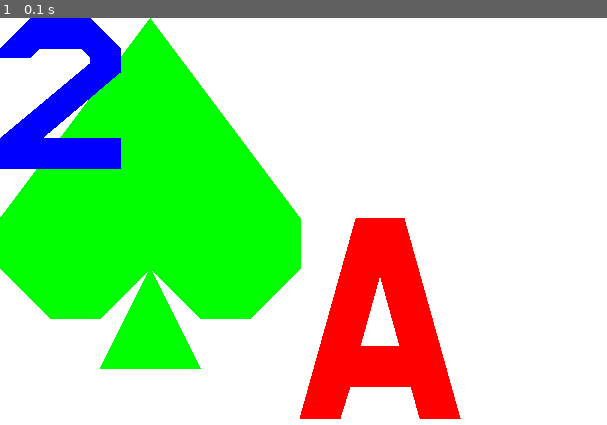
Above: before the commit, frame 1.
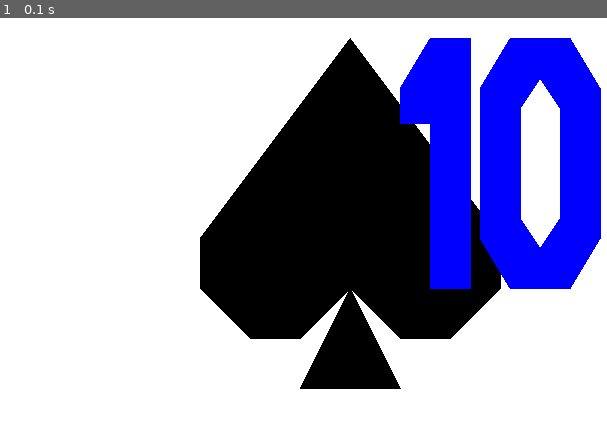
Above: after the commit, the same moment.

Repository: ankhilko/bj_pygame
Game: pygame game, started from main.py
The game is run twice, just before and just after one commit, with the same random seed, the same clock (stepped at 60 frames per second) and the same inputs.
Inputs:
- Up to frame 1 (0.1 s): no input

The runs differ from the first frame. In frame 1, 62% of the frame differs, in the area x 0-100%, y 0-99%.

Commit message:
made a new universal drawing function

Diff:
--- a/main.py
+++ b/main.py
@@ -16,6 +16,19 @@
 clock = pygame.time.Clock()
 
 
+def draws(color, shapes, size=1, xy=(0, 0)):
+    if type(shapes[0]) == int:
+        pygame.draw.polygon(screen, color,
+                            tuple((shapes[i] * size + xy[0], shapes[i + 1] * size + xy[1])
+                                  for i in range(0, len(shapes), 2)))
+    else:
+        for shape in shapes:
+            pygame.draw.polygon(screen, color,
+                                tuple((shape[i] * size + xy[0], shape[i + 1] * size + xy[1])
+                                      for i in range(0, len(shape), 2)))
+
+
+'''
 def _resize(coordinates, size=1):
     new = []
     for item in coordinates:
@@ -30,6 +43,26 @@
     return tuple(new)
 
 
+def resize(set_of_coor, size=1):
+    temp = []
+    for coor in set_of_coor:
+        temp.append(_resize(coor, size))
+    return tuple(temp)
+
+
+def place(set_of_coor, x_y=(0, 0)):
+    temp = []
+    for coor in set_of_coor:
+        temp.append(_place(coor, x_y))
+    return tuple(temp)
+
+
+def draws(obj_color, obj_coor, outline_width=0):
+    global screen
+    for coor in obj_coor:
+        pygame.draw.polygon(screen, obj_color, coor, outline_width)
+'''
+
 card_ranks = {str(i): i for i in range(2, 11)}
 for i in ('J', 'Q', 'K'):
     card_ranks[i] = 10
@@ -38,56 +71,55 @@
 card_suits = ['clubs', 'diamonds', 'hearts', 'spades']
 
 suit_shape = {
-    'clubs': ((
-        (30, 0), (20, 10), (30, 30), (10, 20), (0, 30), (10, 40), (30, 30),
-        (20, 70), (40, 70), (30, 30), (50, 40), (60, 30), (50, 20), (30, 30), (40, 10))),
-    'diamonds': (((30, 0), (0, 35), (30, 70), (60, 35))),
-    'hearts': (((30, 10), (20, 0), (10, 0), (0, 10), (0, 30), (10, 50),
-               (30, 70), (50, 50), (60, 30), (60, 10), (50, 0), (40, 0))),
-    'spades': (((30, 0), (0, 40), (0, 50), (10, 60), (20, 60), (30, 50),
-               (20, 70), (40, 70), (30, 50), (40, 60), (50, 60), (60, 50), (60, 40)))
+    'clubs': [30, 0, 20, 10, 30, 30, 10, 20, 0, 30, 10, 40, 30, 30,
+              20, 70, 40, 70, 30, 30, 50, 40, 60, 30, 50, 20, 30, 30, 40, 10],
+    'diamonds': [30, 0, 0, 35, 30, 70, 60, 35],
+    'hearts': [30, 10, 20, 0, 10, 0, 0, 10, 0, 30, 10, 50,
+               30, 70, 50, 50, 60, 30, 60, 10, 50, 0, 40, 0],
+    'spades': [30, 0, 0, 40, 0, 50, 10, 60, 20, 60, 30, 50,
+               20, 70, 40, 70, 30, 50, 40, 60, 50, 60, 60, 50, 60, 40]
 }
 
+ind = tuple((suit_shape['clubs'][i], suit_shape['clubs'][i+1]) for i in range(0, len(suit_shape['clubs']), 2))
+print(ind)
+
 rank_shape = {
-    'A': (((14, 0), (0, 50), (10, 50), (12.5, 42), (27.75, 42),
-          (25, 32), (15, 32), (20, 14), (30, 50), (40, 50), (26, 0))),
-    'K': (((0, 0), (0, 50), (10, 50), (10, 30), (15, 25), (28, 50),
-          (40, 50), (23, 17), (40, 0), (27, 0), (10, 17), (10, 0))),
-    'Q': (((0, 10), (0, 40), (10, 50), (40, 50), (20, 30), (10, 30), (20, 40),
-          (15, 40), (10, 35), (10, 15), (15, 10), (25, 10), (30, 15), (30, 35),
-          (27.5, 37.5), (35, 45), (40, 40), (40, 10), (30, 0), (10, 0))),
-    'J': (((0, 0), (0, 10), (30, 10), (30, 35), (25, 40), (15, 40),
-          (10, 35), (10, 30), (0, 30), (0, 40), (10, 50), (30, 50),
-          (40, 40), (40, 0))),
-    '10': (
-        ((0, 10), (0, 17), (6, 17), (6, 50), (14, 50), (14, 0), (6, 0)),
-        ((28, 0), (22, 0), (16, 10), (16, 40), (22, 50), (34, 50), (40, 40), (40, 10),
-         (34, 0), (28, 0), (28, 8), (32, 14), (32, 36), (28, 42), (24, 36), (24, 14), (28, 8))
-           ), # need to make correction on draw method to draw this!!!
-    '9': (((30, 30), (10, 30), (0, 20), (0, 10), (10, 0), (30, 0), (40, 10),
-          (40, 40), (30, 50), (10, 50), (0, 40), (27, 40), (30, 37), (30, 13),
-          (27, 10), (13, 10), (10, 13), (10, 17), (13, 20), (30, 20))),
-    '8': (((20, 0), (10, 0), (2, 8), (2, 18), (6, 22), (0, 28), (0, 40), (10, 50),
-          (30, 50), (40, 40), (40, 28), (34, 22), (38, 18), (38, 8), (30, 0), (20, 0),
-          (20, 8), (27, 8), (30, 11), (30, 15), (27, 18), (20, 18), (20, 28), (27, 28),
-          (30, 31), (30, 37), (27, 40), (13, 40), (10, 37), (10, 31), (13, 28), (20, 28),
-          (20, 18), (13, 18), (10, 15), (10, 11), (13, 8), (20, 8))),
-    '7': (((0, 0), (0, 10), (28, 10), (8, 50), (20, 50), (40, 10), (40, 0),)),
-    '6': (((40, 13), (40, 10), (30, 0), (10, 0), (0, 10), (0, 40), (10, 50), (30, 50), (40, 40),
-          (40, 28), (30, 18), (13, 18), (10, 21), (10, 31), (13, 28), (27, 28), (30, 31), (30, 37),
-          (27, 40), (13, 40), (10, 37), (10, 13), (13, 10), (27, 10), (30, 13),)),
-    '5': (((40, 0), (0, 0), (0, 26), (27, 26), (30, 29), (30, 37), (27, 40), (13, 40),
-          (10, 37), (0, 37), (0, 40), (10, 50), (30, 50), (40, 40), (40, 26), (30, 16),
-          (10, 16), (10, 10), (40, 10), )),
-    '4': (((24, 0), (0, 30), (0, 40), (24, 40), (24, 30), (12, 30), (24, 14),
-          (24, 50), (34, 50), (34, 40), (40, 40), (40, 30), (34, 30), (34, 0), )),
-    '3': (((0, 0), (0, 10), (26, 10), (14, 18), (10, 18), (10, 28), (27, 28), (30, 31),
-          (30, 37), (27, 40), (13, 40), (10, 37), (0, 37), (0, 40), (10, 50), (30, 50),
-          (40, 40), (40, 28), (30, 18), (28, 18), (40, 10), (40, 0),)),
-    '2': (((10, 0), (0, 10), (0, 13), (10, 13), (13, 10), (27, 10), (30, 13), (30, 15),
-          (0, 40), (0, 50), (40, 50), (40, 40), (14, 40), (40, 18), (40, 10), (30, 0), )),
+    'A': [14, 0, 0, 50, 10, 50, 12.5, 42, 27.75, 42,
+          25, 32, 15, 32, 20, 14, 30, 50, 40, 50, 26, 0],
+    'K': [0, 0, 0, 50, 10, 50, 10, 30, 15, 25, 28, 50,
+          40, 50, 23, 17, 40, 0, 27, 0, 10, 17, 10, 0],
+    'Q': [0, 10, 0, 40, 10, 50, 40, 50, 20, 30, 10, 30, 20, 40,
+          15, 40, 10, 35, 10, 15, 15, 10, 25, 10, 30, 15, 30, 35,
+          27.5, 37.5, 35, 45, 40, 40, 40, 10, 30, 0, 10, 0],
+    'J': [0, 0, 0, 10, 30, 10, 30, 35, 25, 40, 15, 40,
+          10, 35, 10, 30, 0, 30, 0, 40, 10, 50, 30, 50,
+          40, 40, 40, 0],
+    '10': ([0, 10, 0, 17, 6, 17, 6, 50, 14, 50, 14, 0, 6, 0],
+           [28, 0, 22, 0, 16, 10, 16, 40, 22, 50, 34, 50, 40, 40, 40, 10,
+           34, 0, 28, 0, 28, 8, 32, 14, 32, 36, 28, 42, 24, 36, 24, 14, 28, 8]),
+    '9': [30, 30, 10, 30, 0, 20, 0, 10, 10, 0, 30, 0, 40, 10,
+          40, 40, 30, 50, 10, 50, 0, 40, 27, 40, 30, 37, 30, 13,
+          27, 10, 13, 10, 10, 13, 10, 17, 13, 20, 30, 20],
+    '8': [20, 0, 10, 0, 2, 8, 2, 18, 6, 22, 0, 28, 0, 40, 10, 50,
+          30, 50, 40, 40, 40, 28, 34, 22, 38, 18, 38, 8, 30, 0, 20, 0,
+          20, 8, 27, 8, 30, 11, 30, 15, 27, 18, 20, 18, 20, 28, 27, 28,
+          30, 31, 30, 37, 27, 40, 13, 40, 10, 37, 10, 31, 13, 28, 20, 28,
+          20, 18, 13, 18, 10, 15, 10, 11, 13, 8, 20, 8],
+    '7': [0, 0, 0, 10, 28, 10, 8, 50, 20, 50, 40, 10, 40, 0],
+    '6': [40, 13, 40, 10, 30, 0, 10, 0, 0, 10, 0, 40, 10, 50, 30, 50, 40, 40,
+          40, 28, 30, 18, 13, 18, 10, 21, 10, 31, 13, 28, 27, 28, 30, 31, 30, 37,
+          27, 40, 13, 40, 10, 37, 10, 13, 13, 10, 27, 10, 30, 13],
+    '5': [40, 0, 0, 0, 0, 26, 27, 26, 30, 29, 30, 37, 27, 40, 13, 40,
+          10, 37, 0, 37, 0, 40, 10, 50, 30, 50, 40, 40, 40, 26, 30, 16,
+          10, 16, 10, 10, 40, 10],
+    '4': [24, 0, 0, 30, 0, 40, 24, 40, 24, 30, 12, 30, 24, 14,
+          24, 50, 34, 50, 34, 40, 40, 40, 40, 30, 34, 30, 34, 0],
+    '3': [0, 0, 0, 10, 26, 10, 14, 18, 10, 18, 10, 28, 27, 28, 30, 31,
+          30, 37, 27, 40, 13, 40, 10, 37, 0, 37, 0, 40, 10, 50, 30, 50,
+          40, 40, 40, 28, 30, 18, 28, 18, 40, 10, 40, 0],
+    '2': [10, 0, 0, 10, 0, 13, 10, 13, 13, 10, 27, 10, 30, 13, 30, 15,
+          0, 40, 0, 50, 40, 50, 40, 40, 14, 40, 40, 18, 40, 10, 30, 0],
 }
-
 
 suit_color = {
     'clubs': BLACK,
@@ -101,9 +133,7 @@
 new_deck = deck.copy()
 random.shuffle(new_deck)
 
-
 finish = False
-
 
 while not finish:
 
@@ -113,9 +143,12 @@
 
     screen.fill(WHITE)
 
-    pygame.draw.polygon(screen, RED, _place(_resize(rank_shape['A'], 4), (300, 200)))
-    pygame.draw.polygon(screen, GREEN, _resize(suit_shape['spades'], 5))
-    pygame.draw.polygon(screen, BLUE, _resize(rank_shape['2'], 3))
+
+    draws(BLACK, suit_shape['spades'], 5, (200, 20))
+    draws(BLUE, rank_shape['10'], 5, (400, 20))
+
+
+
 
 #    for i in range(len(new_deck)):
 #        card_draw(new_deck[i], random.randint(0, W_SIZE[0]), random.randint(0, W_SIZE[1]))
@@ -123,4 +156,5 @@
 
     # refresh rate
     pygame.time.Clock().tick(60)
+    # refresh screen
     pygame.display.flip()
